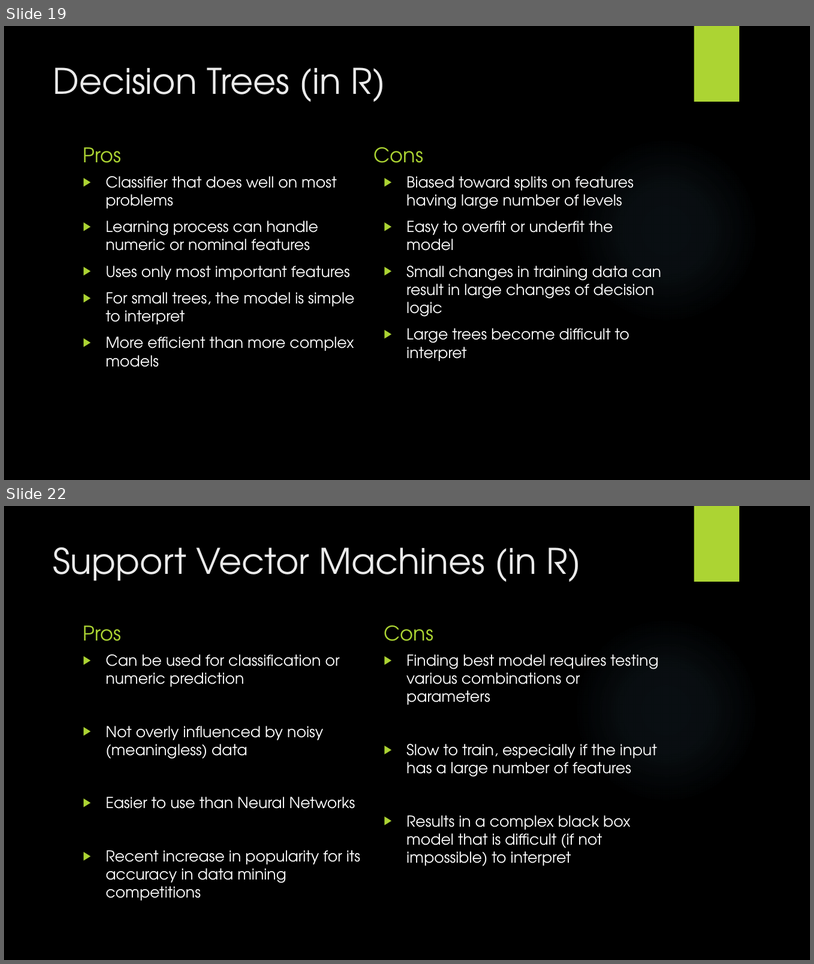
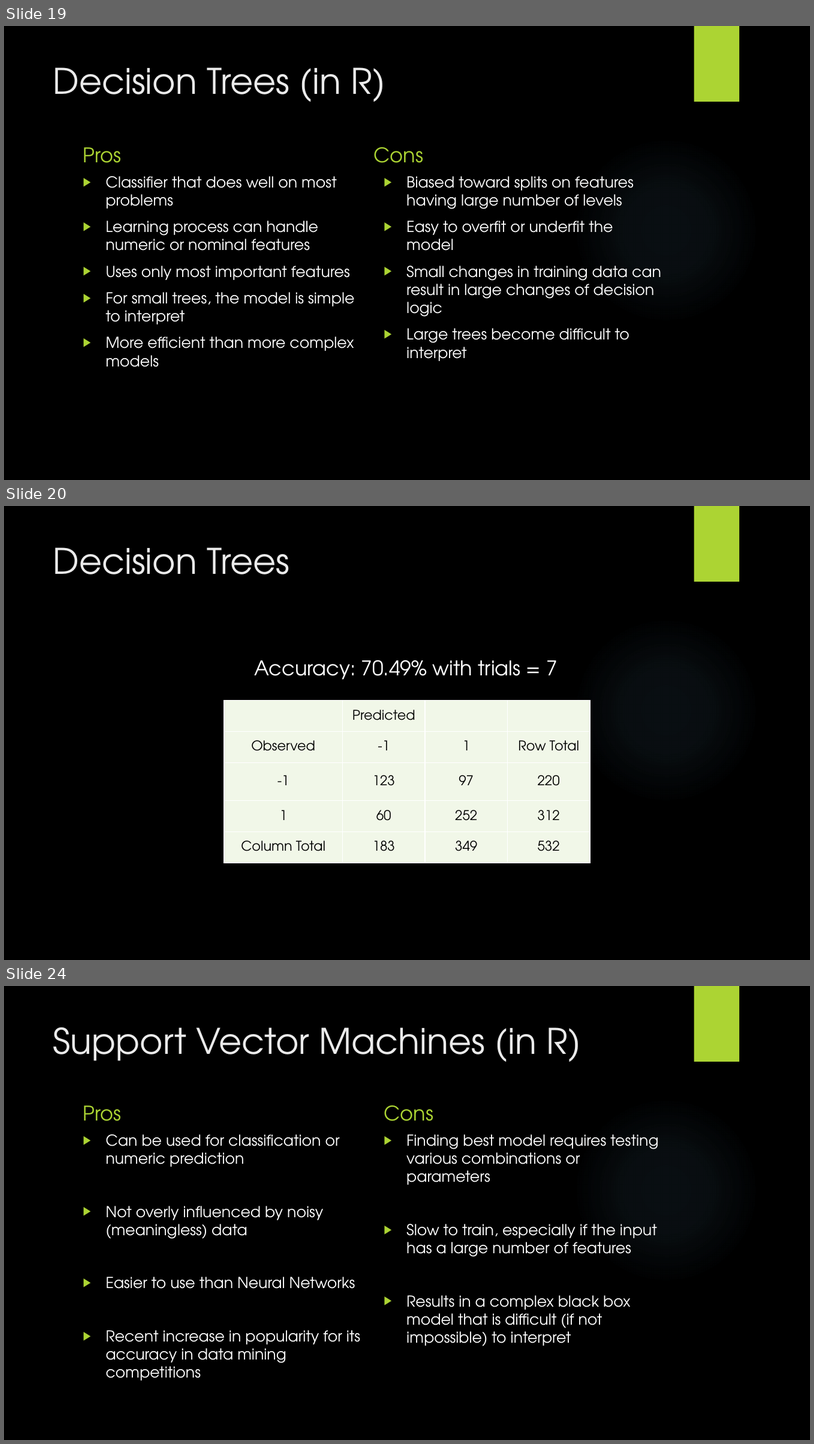
Before and after one commit to codyhock/Senior-Project, a slide deck: CHOCKfinal.pptx. Shown one above the other, each under a label of ours: slides 19 and 22 before the commit, slides 19, 20 and 24 after it; the slides between them are not shown. The pictures are 814x964 and 814x1444 pixels, drawn with LibreOffice and Linux fonts; fonts in the diff are those of the drawing; background and template pictures are left out. Boxes give left, top, right and bottom in pixels: in the first picture for what was removed or moved away, otherwise in the second. Text is boxed around its words. In the diff, an @@ line names an element or a change of style, - is before the commit and + after.

```diff
--- a/CHOCKfinal.pptx
+++ b/CHOCKfinal.pptx
@@ slide 20 added at [4,506,810,960], background picture (left out); not listed: 2 template elements that a slide beside it also shows @@
@@ title added at [53,547,290,574], 42 pt, text #EBEBEB @@
+Decision Trees
@@ text added at [255,660,558,679], 24 pt, text #FFFFFF @@
+Accuracy: 70.49% with trials = 7
@@ table added at [224,700,590,863], 5 rows, 4 columns @@
+ | Predicted |  | 
+Observed | -1 | 1 | Row Total
+-1 | 123 | 97 | 220
+1 | 60 | 252 | 312
+Column Total | 183 | 349 | 532
@@ what was slide 22 is now slide 24 @@
```
Also in this commit, not shown: 5 slides changed, 5 other slides added, 3 slides removed, 3 other files.
